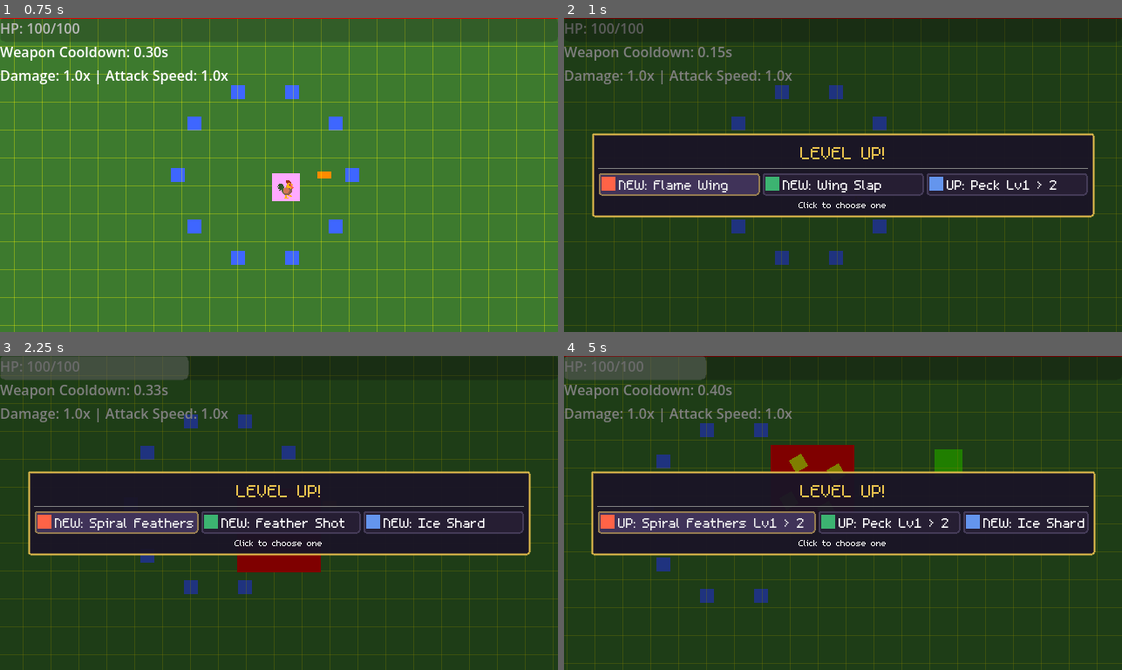
Above: before the commit, frames 1-4 (two rows, left to right).
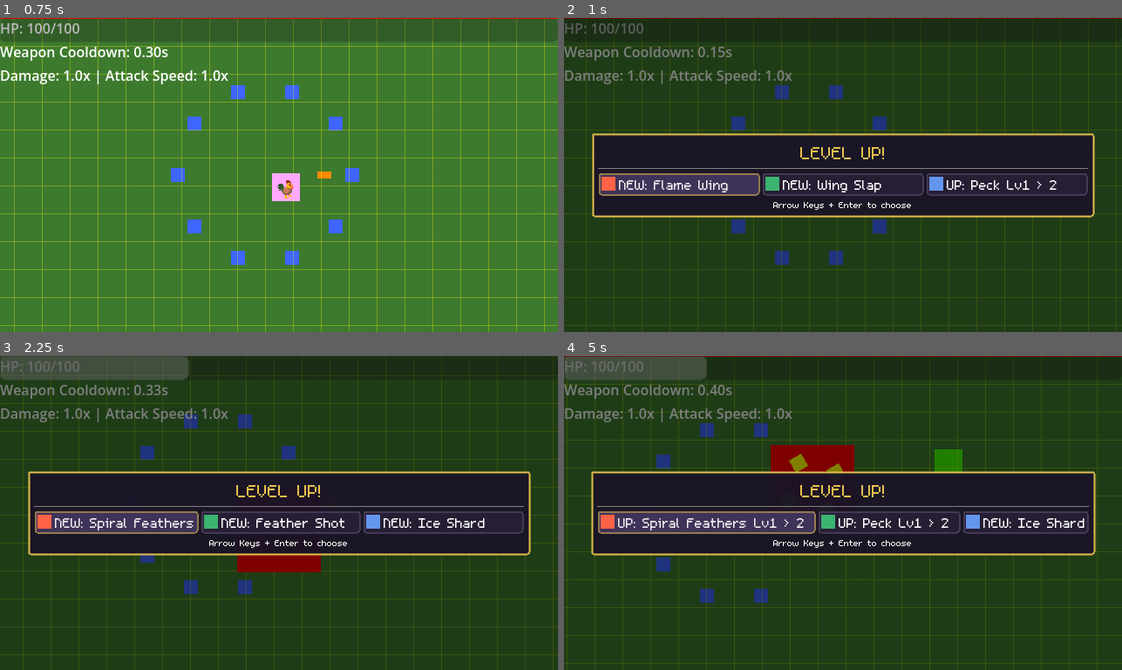
Above: after the commit, the same moments.

Repository: thejoshyee/sarimanok-game
Game: Godot game, scene res://main.tscn
Two runs of this game, one before a commit and one after it. Both use one fixed random seed, a clock stepped at 60 frames per second and the inputs below.
Inputs:
- Up to frame 1 (0.75 s): tap Enter (ui_accept) at 0.5 s; hold Right (move_right) from 0.53 s (still down); hold 1 from 0.53 s (still down)
- Up to frame 2 (1 s): keep holding Right (move_right); keep holding 1; tap Enter (ui_accept) at 0.77 s
- Up to frame 3 (2.25 s): release Right (move_right) at 1.25 s; release 1 at 1.25 s; click "NEW: Flame Wing" at 1.25 s; hold S (move_down) from 2.03 s (still down); tap 2 at 2.1 s
- Up to frame 4 (5 s): tap Enter (ui_accept) at 2.27, 3.77, 4.52 s; release S (move_down) at 2.78 s; hold Right (move_right) 2.78-3.53 s; hold 3 2.78-3.53 s; hold Up (move_up) 3.53-4.28 s; tap R at 3.6 s; hold A (move_left) from 4.28 s (still down); tap P at 4.35 s

Frame 1 is identical in both runs. In frame 2, 0.2% of the frame differs, in the area x 37-63%, y 58-62%; in frame 3, 0.2%; in frame 4, 0.2%.

Commit message:
feat(ui): add keyboard focus navigation to level-up panel (task 29.4)

Diff:
--- a/game/scenes/ui/level_up_panel.tscn
+++ b/game/scenes/ui/level_up_panel.tscn
@@ -53,5 +53,5 @@
 
 [node name="ClickToChooseLabel" type="Label" parent="PanelContainer/VBoxContainer" unique_id=565401826]
 layout_mode = 2
-text = "Click to choose one"
+text = "Arrow Keys + Enter to choose"
 horizontal_alignment = 1
--- a/game/scripts/ui/level_up_panel.gd
+++ b/game/scripts/ui/level_up_panel.gd
@@ -111,13 +111,30 @@
 			# Hide button if fewer than 3 choices available
 			buttons[i].visible = false
 
+	# Set focus neighbors so arrow keys wrap around the visible buttons
+	var visible_buttons: Array[Button] = []
+	for btn in buttons:
+		if btn.visible:
+			visible_buttons.append(btn)
+
+	for i in range(visible_buttons.size()):
+		var prev = visible_buttons[(i - 1) % visible_buttons.size()]
+		var next = visible_buttons[(i + 1) % visible_buttons.size()]
+		visible_buttons[i].focus_neighbor_left = prev.get_path()
+		visible_buttons[i].focus_neighbor_right = next.get_path()
+		# Also handle up/down as aliases for left/right since buttons are horizontal
+		visible_buttons[i].focus_neighbor_top = prev.get_path()
+		visible_buttons[i].focus_neighbor_bottom = next.get_path()
+
+
 	# Pause the game and show the panel
 	get_tree().paused = true
 	visible = true
 
 	# Focus first visible button
-	if current_choices.size() > 0:
-		buttons[0].grab_focus()
+	if visible_buttons.size() > 0:
+		visible_buttons[0].grab_focus()
+
 
 
 func _on_option_selected(option_number: int) -> void:
Not shown, changed: .taskmaster/tasks/tasks.json
